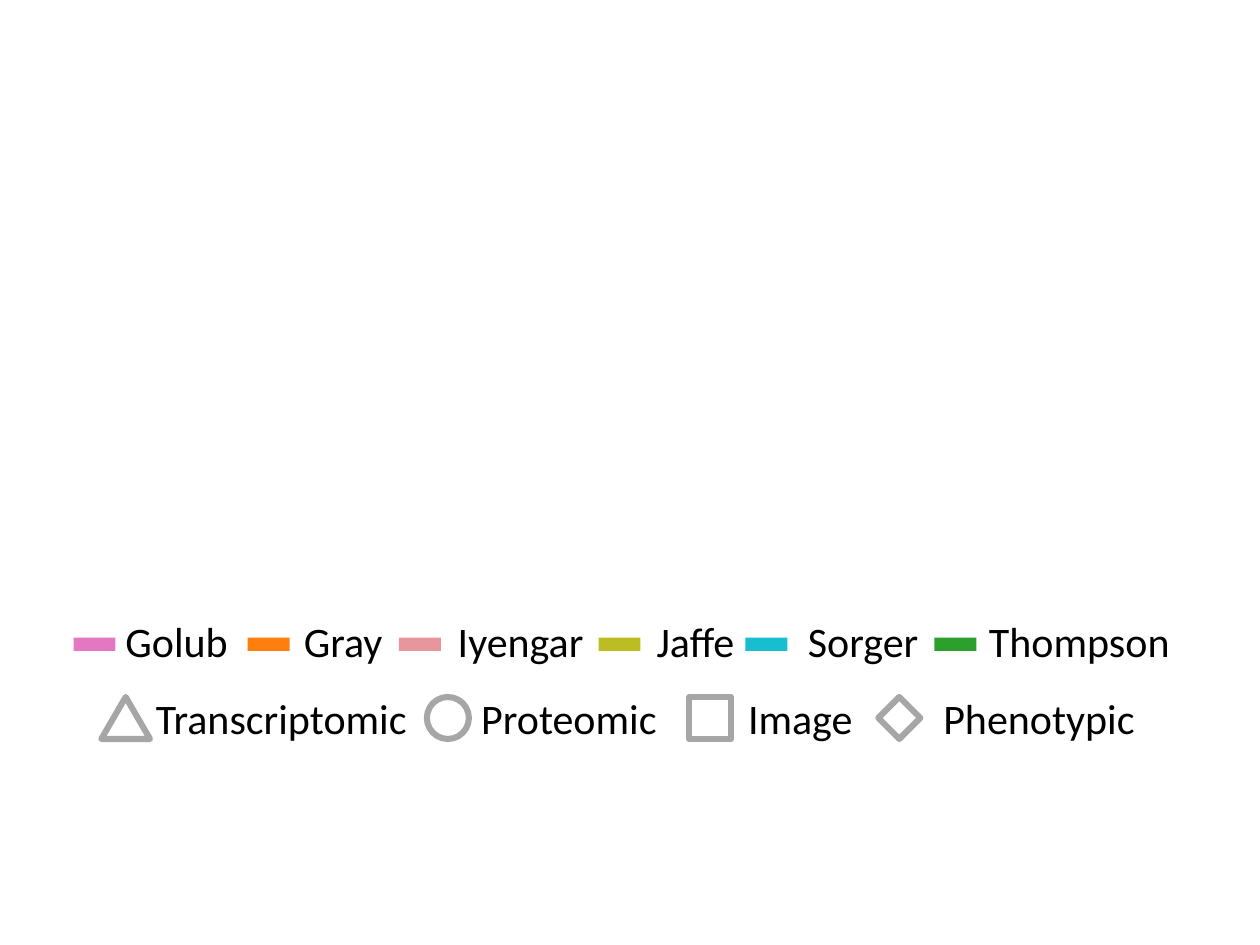
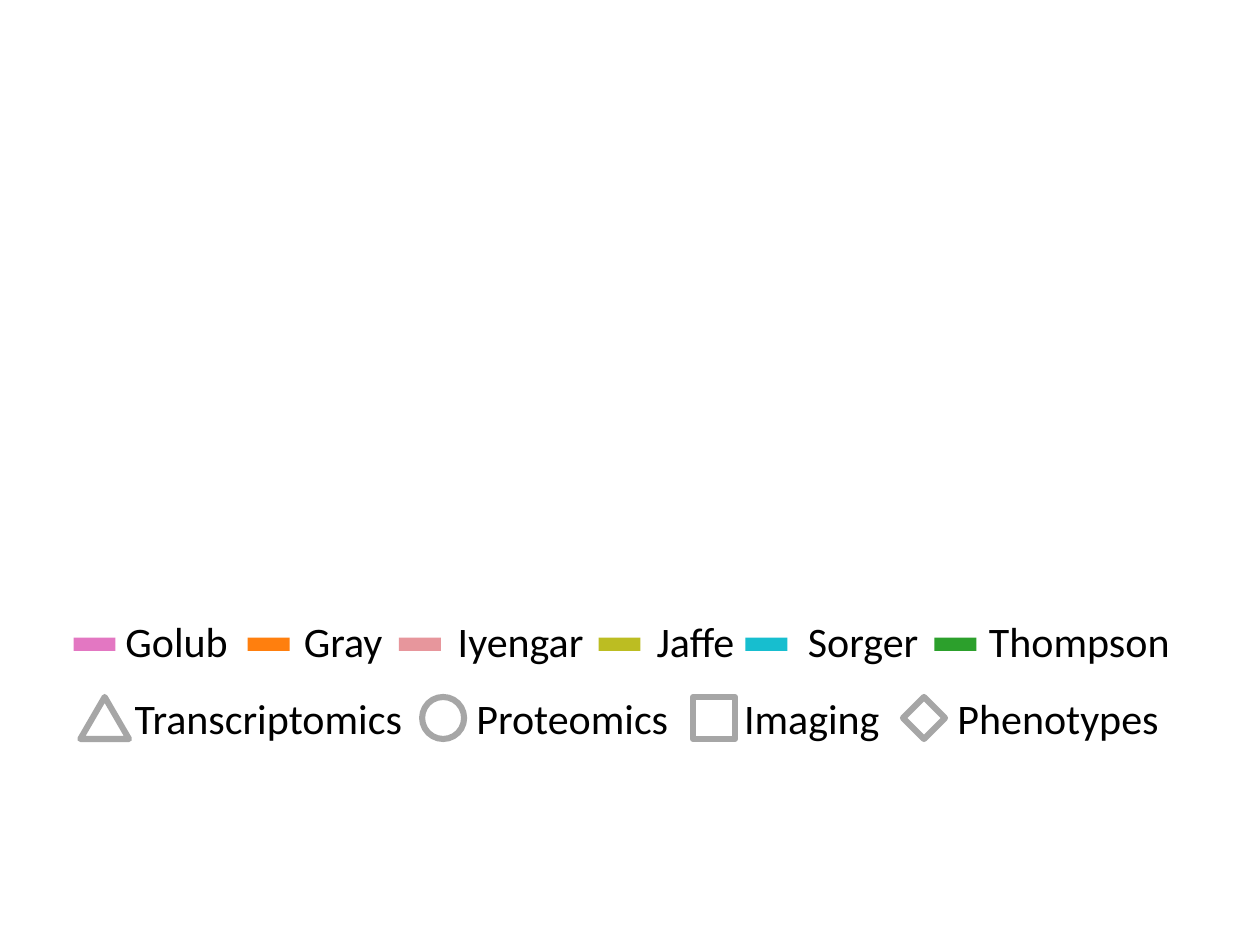
Before and after one commit to MaayanLab/milestones-viz, a slide deck: slide 3 of app/public/css/img/legend.pptx. Drawn at 1260x945 pixels with LibreOffice and Linux fonts; fonts in the diff are those of the drawing. Boxes give left, top, right and bottom in pixels: in the first picture for what was removed or moved away, otherwise in the second. Text is boxed around its words. In the diff, an @@ line names an element or a change of style, - is before the commit and + after.

```diff
--- a/app/public/css/img/legend.pptx
+++ b/app/public/css/img/legend.pptx
@@ triangle: place and size @@
-triangle at bbox=[101, 697, 150, 738]
+triangle at bbox=[81, 697, 130, 738]
@@ text at bbox=[135, 705, 402, 741]: text changed @@
-Transcriptomic
+Transcriptomics
@@ ellipse: place and size @@
-ellipse at bbox=[427, 697, 469, 738]
+ellipse at bbox=[422, 697, 464, 738]
@@ text at bbox=[476, 705, 668, 735]: text changed @@
-Proteomic
+Proteomics
@@ rectangle: place and size @@
-rectangle at bbox=[689, 697, 731, 738]
+rectangle at bbox=[693, 697, 735, 738]
@@ text at bbox=[744, 705, 879, 742]: text changed @@
-Image
+Imaging
@@ diamond: place and size @@
-diamond at bbox=[878, 697, 920, 738]
+diamond at bbox=[903, 697, 945, 738]
@@ text at bbox=[957, 704, 1158, 741]: text changed @@
-Phenotypic
+Phenotypes
```
Also in this commit, not shown: 2 other files.
